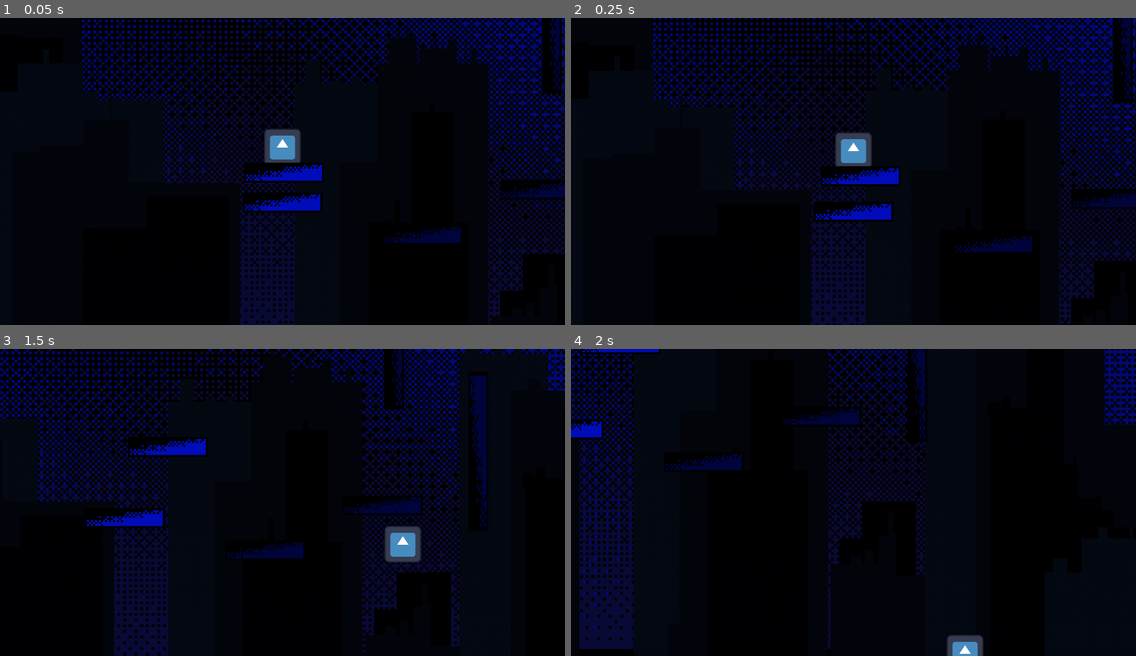
Above: before the commit, frames 1-4 (two rows, left to right).
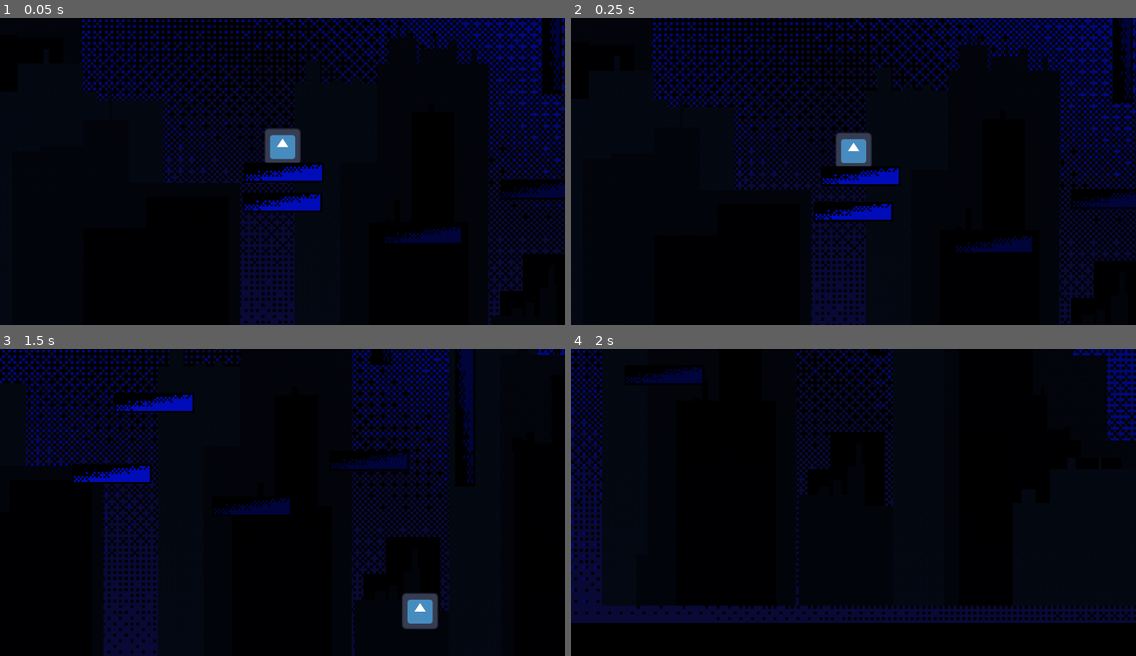
Above: after the commit, the same moments.

Repository: eeMalm/EntropyProjectReal
Game: Godot game, scene res://World.tscn
Two runs of this game, one before a commit and one after it. Both use one fixed random seed, a clock stepped at 60 frames per second and the inputs below. The engine's default icon, where the game draws it, is replaced by a stand-in: a white triangle on a blue panel in a dark square.
Inputs:
- Up to frame 1 (0.05 s): no input
- Up to frame 2 (0.25 s): no input
- Up to frame 3 (1.5 s): hold Right (ui_right) from 0.53 s (still down); tap Shift (Dash) at 0.6, 1.35 s; tap Up (ui_up) at 0.77 s
- Up to frame 4 (2 s): keep holding Right (ui_right); tap Up (ui_up) at 1.52 s

The runs differ from the first frame. In frame 1, less than 0.1% of the frame differs, in the area x 45-99%, y 23-89%; in frame 2, 0.4%; in frame 3, 27%, in the area x 0-100%, y 0-100%; in frame 4, 20%.
Error before the commit: Invalid access to property or key 'normal' on a base object of type 'KinematicCollision2D'. (res://player.gd:96)

Commit message:
didnt get moving platforms workin :(

Diff:
--- a/entropy/MovingPlatform.tscn
+++ b/entropy/MovingPlatform.tscn
@@ -6,15 +6,15 @@
 [sub_resource type="RectangleShape2D" id="RectangleShape2D_ecujd"]
 size = Vector2(280, 70)
 
-[node name="StaticBody2D" type="StaticBody2D"]
+[node name="StaticBody2D" type="StaticBody2D" groups=["Moving Platform"]]
 script = ExtResource("1_i7xqh")
 startpos = Vector2(100, 0)
 targetpos = Vector2(-100, 0)
 
-[node name="Sprite2D" type="Sprite2D" parent="."]
+[node name="Sprite2D" type="Sprite2D" parent="." groups=["Moving Platform"]]
 texture_filter = 1
 scale = Vector2(7, 7)
 texture = ExtResource("1_vq8w0")
 
-[node name="CollisionShape2D" type="CollisionShape2D" parent="."]
+[node name="CollisionShape2D" type="CollisionShape2D" parent="." groups=["Moving Platform"]]
 shape = SubResource("RectangleShape2D_ecujd")
--- a/entropy/moving_platform.gd
+++ b/entropy/moving_platform.gd
@@ -5,14 +5,14 @@
 @export var interval: int
 
 var prev_position: Vector2
-var velocity: Vector2
+var platformvelocity: Vector2
 
 func _ready():
 	prev_position = position
 	run()
 
 func _process(delta):
-	velocity = (position - prev_position) / delta  # Calculate platform velocity
+	platformvelocity = (position - prev_position) / delta  # Calculate platform velocity
 	prev_position = position
 
 # Called every frame. 'delta' is the elapsed time since the previous frame.
--- a/entropy/player.gd
+++ b/entropy/player.gd
@@ -3,7 +3,7 @@
 
 var SPEED = 5000.0
 var MAX_SPEED = 600.0
-var speedmax
+var speedmax = 600.0
 var FRICTION = 0.25
 var JUMP_VELOCITY = -1000.0
 var WALLJUMP_VELOCITY = -800.0
@@ -18,18 +18,23 @@
 var isDashing = false
 
 func _physics_process(delta: float) -> void:
-	speedmax = MAX_SPEED
+
 	var direction := Input.get_axis("ui_left", "ui_right")
 	# Add the gravity.
 	if is_on_floor():
 		dashes = DASH_AMOUNT
 		jumps = JUMP_AMOUNT
 		walljumps = WJUMPS_AMOUNT
-		var floor = get_floor()
-		if floor && floor.has_method("velocity"):
-			speedmax += floor.velocity.x
-			velocity = floor.velocity
+		var Floor = get_floor()
 
+		if Floor && "platformvelocity" in Floor:
+			if speedmax == MAX_SPEED:
+				print("stepped on moving platform")
+				velocity = Floor.platformvelocity
+
+			speedmax += abs(Floor.platformvelocity.x)
+		else:
+			speedmax = MAX_SPEED
 	if not is_on_floor():
 
 		if velocity.y > 0:
@@ -52,12 +57,12 @@
 		# As good practice, you should replace UI actions with custom gameplay actions.
 
 		if direction == 1:
-			print(velocity.x)
+
 			if velocity.x < speedmax:
 				velocity.x += SPEED * delta;
 
 		elif direction == -1:
-			print(velocity.x)
+
 			if velocity.x > -speedmax:
 				velocity.x -= SPEED * delta;
 		else:
@@ -93,6 +98,7 @@
 	if is_on_floor():
 		for i in get_slide_collision_count():
 			var collision = get_slide_collision(i)
-			if collision.normal == Vector2.UP:
-				return collision.collider
+			if collision.get_collider().is_in_group("Moving Platform"):
+				return collision.get_collider()
+
 	return null
--- a/entropy/project.godot
+++ b/entropy/project.godot
@@ -20,6 +20,10 @@
 window/size/viewport_width=1980
 window/size/viewport_height=1080
 window/size/mode=3
+
+[global_group]
+
+"Moving Platform"=""
 
 [input]
 
